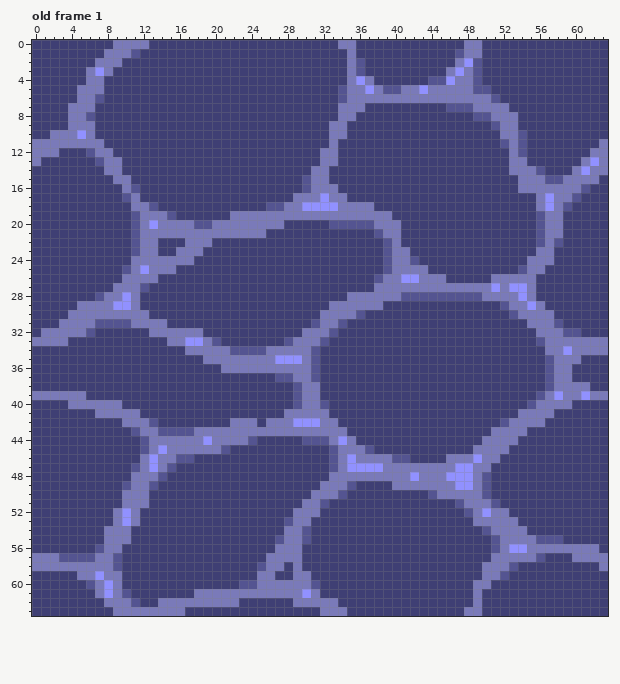
Two states of a pixel-art file, art/waterTile.aseprite. Above, as it was before the edit.
64x64 pixels, 1 frame. Shown: old frame 1. The commit also changed other frames, which this record leaves out.
The same view after the edit:
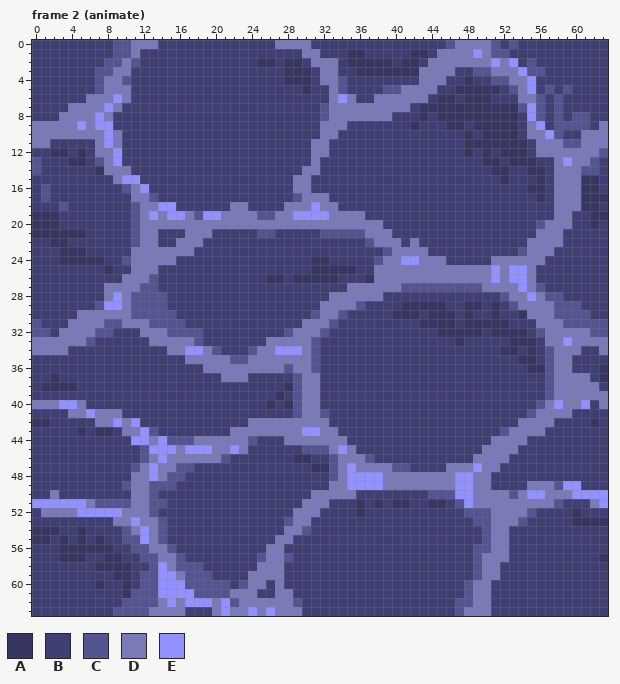
Palette (. is transparent): A #363661  B #3f3f74  C #545491  D #7a7ab9  E #9191ff
A new or re-ordered frame is compared with the old frame closest to it.
What changed:
frames 1 -> 6
Frame 2 (animate) is new; against old frame 1:
y 0: x 9..10 DD -> CC; x 13 B -> D; x 27..30 BBBB -> DDDD; x 34..35 DD -> BB; x 46..47 BB -> CD; x 50..51 BB -> DC; x 53 B -> C
y 1: x 8..11 DDDC -> BCCD; x 30..31 BB -> DD; x 35..36 DB -> AA; x 42..43 BB -> AA; x 45..47 BBC -> DDD; x 49..52 DBBB -> EDCC
y 2: x 7..11 DDDBB -> BCCDC; x 25..26 BB -> AA; x 28..29 BB -> AA; x 31..33 BBB -> DDD; x 35..39 DCBBB -> AAAAA; x 41..42 BB -> AA; x 44..46 BBB -> DDD; x 48..53 ECBBBB -> DDDEDE; x 55 B -> C
y 3: x 6..10 DEDBB -> BCCDD; x 28..30 BBB -> AAA; x 32..33 BB -> DD; x 35..45 DCBBBBBBBBB -> BAAAAAAADDD; x 47..48 ED -> BB; x 50..56 BBBBBBB -> CDDDECC
y 4: x 6..10 DDBBB -> BCDDC; x 28..30 BBB -> AAA; x 32..37 BBBDED -> DDCBBB; x 43..49 BCCEDDC -> DDDBBAB; x 51..55 BBBBB -> CCDDE
y 5: x 5..10 DDDBBB -> BBCDDD; x 30 B -> A; x 33 B -> D; x 35..38 DDED -> BBBB; x 43 E -> D; x 45..51 DDDDCCB -> BBAAAAA; x 53..55 BBB -> CDE; x 57 B -> C; x 59 B -> C
y 6: x 5 D -> B; x 7..10 CBBB -> DDED; x 33..34 BC -> DE; x 36..37 DD -> BB; x 44..51 DDDDDDDC -> BAABAAAB; x 54..56 BBB -> DDC; x 58 B -> C
y 7: x 7..9 BBB -> DED; x 32..33 BB -> CD; x 37..41 BBBBB -> DDDDD; x 43..56 BBBCCCDDDDBBBB -> AAAAAAAAAAACEC; x 58 B -> C
y 8: x 3 B -> D; x 6..8 CBB -> DED; x 32..33 BB -> CD; x 36..39 BBBB -> DDDD; x 43 B -> A; x 45..53 BBBBCCDDD -> AAAAAAAAA; x 55..56 BB -> EC; x 58 B -> C; x 60..61 BB -> CC
y 9: x 0..3 BBBB -> DDDD; x 5 D -> E; x 7..8 BB -> EE; x 32 B -> D; x 42 B -> A; x 46..47 BB -> AA; x 49..53 BBCDD -> AAAAA; x 55..56 BB -> DE; x 58..61 BBBB -> CCCC; x 63 B -> D
y 10: x 0..1 BB -> DD; x 5 E -> D; x 7..9 BBB -> DED; x 32 B -> D; x 34 D -> B; x 48 B -> A; x 50..58 BBDDCBBBB -> AAAABDDEC; x 61..63 BBB -> DDD
y 11: x 2..6 DDDDD -> BBBBB; x 8..9 BB -> ED; x 31..33 BBD -> DDB; x 48..54 BBBBCDC -> AAAAAAA; x 56..62 BBBBBBB -> DDDCCDD
y 12: x 0..3 DDDB -> BBAA; x 5..6 BC -> AB; x 9 B -> E; x 31 B -> D; x 33 D -> B; x 48 B -> A; x 50 B -> A; x 52..54 BDC -> AAA; x 56..61 BBBBBB -> DDDDDD; x 63 D -> C
y 13: x 0 D -> C; x 4..5 BB -> AA; x 9 D -> E; x 31..33 BDD -> DBB; x 50..51 BB -> AA; x 53..55 DDB -> AAA; x 58..60 BBB -> DED; x 62..63 ED -> CB
y 14: x 0 B -> C; x 7 B -> A; x 10 B -> D; x 30 B -> D; x 32 D -> B; x 51..56 BBDDDC -> AABBAA; x 58..59 BB -> DD; x 61..63 EDD -> CCB
y 15: x 10..11 DB -> EE; x 29..32 BCDD -> DDBB; x 52 B -> A; x 54..58 DDDCC -> BBABD; x 61..62 DD -> AA
y 16: x 1 B -> C; x 10..12 DCB -> CDE; x 29..33 BCDDD -> DDBBB; x 54..57 DDDD -> BAAB; x 61..62 CB -> AA
y 17: x 1 B -> C; x 10 C -> B; x 12..13 BB -> DC; x 29 D -> C; x 32..34 EDD -> DBB; x 56..57 DE -> AB; x 60..63 CBBB -> DAAA
y 18: x 3 B -> C; x 11 D -> C; x 13..15 CBB -> DEE; x 22..23 BB -> DD; x 26..27 CC -> BB; x 30 E -> D; x 32..37 EEDDDD -> DDBBBB; x 56..57 DE -> BB; x 59..62 CBBB -> DDAA
y 19: x 0..2 BBB -> AAA; x 13 D -> E; x 15..21 CBBBBBB -> EEDCEED; x 25..26 DD -> CC; x 29..32 DDDD -> EEEE; x 37..39 DDD -> BBB; x 56..57 CD -> BB; x 59 B -> D; x 62..63 BB -> AA
y 20: x 0..2 BBB -> AAA; x 13 E -> D; x 18..19 CC -> DD; x 28..37 BBBBBCCCCC -> DDDDDDDDDD; x 39..40 DD -> BB; x 59 B -> D; x 62 B -> A
y 21: x 0..5 BBBBBB -> AAAAAA; x 14..16 DDD -> BBB; x 20..26 DDDDDDB -> BBBBBCC; x 32..38 BBBBBBC -> CCCCCDD; x 40 D -> B; x 56 C -> D
y 22: x 2..3 BB -> AA; x 16 B -> D; x 19 D -> B; x 37..39 BBC -> CDD; x 42 B -> D; x 55..56 BC -> DD; x 58 C -> D
y 23: x 3..5 BBB -> AAA; x 11 C -> D; x 14..15 BB -> DD; x 18 D -> B; x 42..43 BB -> DD; x 54..55 BB -> CD
y 24: x 3..7 BBBBB -> AAAAA; x 10 B -> C; x 16..17 DD -> BB; x 31..32 BB -> AA; x 38..39 BC -> CD; x 41..45 DCBBB -> EEDDD; x 51..54 BBBB -> DDDD; x 57 D -> B
y 25: x 8 B -> A; x 10 C -> B; x 12 E -> D; x 14..15 DD -> BB; x 31..35 BBBBB -> AAAAA; x 38..39 BC -> DD; x 44..54 BBBBBBBBBBC -> DDDDDDDEDEE; x 56 D -> B
y 26: x 13 D -> C; x 26..27 BB -> AA; x 29..33 BBBBB -> AAAAA; x 37..38 BC -> AD; x 41..42 EE -> DD; x 46..51 BBBBBD -> DDDDDE; x 53..54 DD -> EE
y 27: x 8 B -> D; x 13 B -> C; x 35..37 BBB -> DDD; x 41..49 DDDDDDDDD -> CCCCCCCCC; x 51 E -> D; x 53 E -> D; x 56 B -> C
y 28: x 7 C -> B; x 9..14 DEDBBB -> EDCCCC; x 33..34 BB -> DD; x 39..52 DDCCCCCCCCCDDD -> BBBBBBBBBBBBBC; x 54..58 EDBBB -> DEDCC
y 29: x 5..8 DDDD -> BBCE; x 10..14 EDBBB -> DCCCC; x 32 B -> D; x 36..38 DDD -> CBB; x 41..45 BBBBB -> AAAAA; x 48..49 BB -> AA; x 51..53 BCD -> ABC; x 55 E -> D; x 57..60 BBBB -> DCCC
y 30: x 4 D -> B; x 11..15 DDBBB -> CCCCC; x 31 B -> C; x 34..36 DDC -> CBB; x 40..42 BBB -> AAA; x 44..46 BBB -> AAA; x 48 B -> A; x 51 B -> A; x 53..54 CD -> BA; x 58..61 BBBB -> CCCC
y 31: x 0 B -> C; x 3 D -> B; x 7 C -> D; x 10 C -> D; x 13..16 DDBB -> CCCC; x 30..31 BC -> DD; x 33..34 DC -> CB; x 43..46 BBBB -> AAAA; x 48..52 BBBBB -> AAAAA; x 55 D -> B; x 58..63 CBBBBB -> DCCCCC
y 32: x 0..2 BDD -> CCB; x 6..8 CBB -> DCC; x 12 B -> D; x 15..18 DDDD -> CCCC; x 28..29 BB -> CD; x 32..33 DC -> CB; x 45..49 BBBBB -> AAAAA; x 51..54 BBBB -> AAAA; x 56 D -> C; x 59..63 CCBBB -> DDDCC
y 33: x 4..6 BBB -> DDC; x 13..14 BB -> DD; x 17..20 EEDC -> DCBB; x 26..28 BBC -> DDD; x 31..32 DC -> CB; x 47 B -> A; x 53..56 BBBC -> AAAB; x 59 D -> E
y 34: x 0..3 BBBB -> DDDD; x 15..18 BBDD -> DDEE; x 20..23 DDCC -> CBBB; x 25 C -> D; x 27..29 DDD -> EEE; x 52..53 BB -> AA; x 55 B -> A; x 57 D -> C; x 59 E -> D; x 61..62 DD -> BB
y 35: x 17..18 BB -> DD; x 22..23 DD -> CC; x 27..29 EEE -> DDD; x 54..55 BB -> AA; x 60 D -> B
y 36: x 19..20 BB -> DD; x 28 D -> C; x 55..56 BB -> AA; x 63 B -> A
y 37: x 2 B -> A; x 21..23 BBB -> DDD; x 27..29 CCD -> BBC; x 31 C -> D; x 60..61 BB -> DD; x 63 B -> A
y 38: x 1..4 BBBB -> AAAA; x 28 B -> A; x 62 B -> D
y 39: x 0..5 DDDDDD -> BBBBBB; x 27 B -> A; x 56..58 CDE -> BCD; x 61 E -> D
y 40: x 0..4 BBBBD -> DDDEE; x 6..9 DDDD -> BBBB; x 26 B -> A; x 28 B -> A; x 32 C -> B; x 55..56 CD -> BC; x 58 D -> E; x 60..61 BB -> DE; x 63 B -> D
y 41: x 4..6 BBB -> DDE; x 10..11 DD -> BB; x 28..29 DD -> BC; x 32 D -> C; x 54..55 DD -> BC; x 58..59 BB -> DD
y 42: x 0..1 BB -> AA; x 7..9 BBB -> DDE; x 11..13 DDC -> EBB; x 22..23 DD -> BB; x 25 B -> D; x 29..31 EEE -> DDD; x 33 D -> B; x 52..53 CD -> BB; x 57 B -> D; x 62 B -> A
y 43: x 5 B -> A; x 7..8 BB -> AA; x 10..21 BCDDCCCCDDDD -> DDECBBBBBBBB; x 30..31 DD -> EE; x 34 D -> B; x 51..52 DD -> BC; x 55..56 BB -> DD
y 44: x 11..12 BC -> EE; x 14..17 DDDD -> ECCC; x 19 E -> D; x 28..32 BBCCC -> DDDDD; x 34..35 ED -> DB; x 50 D -> B; x 54 B -> D
y 45: x 13 D -> E; x 15 D -> E; x 17..19 DDD -> EEE; x 21..23 CBB -> DED; x 30..34 BBBCD -> CCCDE; x 36..37 DC -> BB; x 49 D -> B; x 53 B -> D
y 46: x 12..14 DED -> CDE; x 16..21 CCBBBB -> DDDDDC; x 29..30 BB -> AA; x 35 E -> D; x 37..41 DDDCC -> CBBBB; x 46..49 DDDE -> BBBD; x 52 B -> D
y 47: x 15..17 CBB -> DCC; x 31..32 BB -> AA; x 36..38 EEE -> DDD; x 40..45 DDDDDD -> CCBBBB; x 47..49 EED -> DDE; x 51 B -> D
y 48: x 13..16 DCBB -> EDCC; x 33 D -> C; x 35..38 DDDD -> EEEE; x 42 E -> D; x 46 E -> D; x 50 C -> D
y 49: x 14..15 BB -> CC; x 32 D -> B; x 35..39 CBBBB -> EEEED; x 50 C -> D; x 55..60 BBBBBB -> DDDCEE
y 50: x 2 B -> D; x 10 D -> B; x 13 B -> C; x 34..35 CB -> DD; x 45..48 DDDD -> CCEE; x 50..63 CBBBBBBBBBBBBB -> DDDCDEEDDDEEEE
y 51: x 0..10 BBBBBBBBBBD -> EEEEEEDCCCC; x 13..14 BB -> CC; x 32 C -> D; x 36 B -> A; x 38 B -> A; x 40..41 BB -> AA; x 44..45 BB -> AA; x 48 D -> E; x 51..58 CBBBBBBB -> DDDDDDDC; x 62..63 BB -> DE
y 52: x 1..10 BBBBBBBBDE -> DDDDEEEEED; x 12..13 BB -> DC; x 36 B -> A; x 49..50 DE -> CC; x 53..55 BBB -> DDC; x 60 B -> A
y 53: x 10..14 EDBBB -> DEDDC; x 49..50 DD -> CC; x 54 B -> C; x 60..63 BBBB -> AAAA
y 54: x 0..2 BBB -> AAA; x 5 B -> A; x 8..14 DDDBBBB -> BBCDEDC; x 53..54 DD -> BB
y 55: x 0..1 BB -> AA; x 3 B -> A; x 5 B -> A; x 7..14 BDDDBBBB -> ABBCCEDC; x 27 C -> D; x 29..30 DC -> BB; x 50..51 BC -> CD; x 53..58 DDDCCC -> BBBBBB
y 56: x 3..9 BBBBCDD -> AAAAAAB; x 11..15 BBBBB -> CCDDC; x 26 B -> D; x 28..29 DD -> BB; x 49..51 BBC -> CCD; x 53..62 EEDDDDDDDD -> BBBBBBBBBB
y 57: x 0..9 DDDCCCCDDC -> BBBAAABBAA; x 12..16 BBBBB -> CCDDC; x 25 B -> C; x 28..29 DD -> CB; x 49..50 BB -> CD; x 53..56 DDDC -> BBBB; x 60..63 DDDD -> BBBA
y 58: x 0..10 DDDDDDDDDCB -> BBBBBBBAAAA; x 13..18 BBBBBB -> CEDCCC; x 25 C -> D; x 29 D -> B; x 49 B -> C; x 52..53 DC -> BB; x 63 D -> B
y 59: x 5..10 DDEDDB -> BBBBAA; x 12..19 BBBBBBBB -> CCEEDCCC; x 24 B -> D; x 27 B -> D; x 29..30 DD -> BB; x 49 B -> C; x 52 C -> B
y 60: x 6..10 CDEDB -> BABBA; x 12..21 BBBBBBBBBB -> CCEEECCCCC; x 24 C -> D; x 26 D -> B; x 28..31 DDDC -> BBBB; x 48 B -> C
y 61: x 7..21 DEDCBBBBBBBDDDD -> BBBACCCEEEECCCC; x 25..26 DD -> BB; x 29..31 DED -> BBB; x 48 B -> C; x 50 B -> D
y 62: x 8..10 DDD -> BBC; x 12..13 BB -> CC; x 15 D -> E; x 17..19 DDD -> EEE; x 21..33 DDBBBBBBDDDDD -> ECDDDDDDCBBBB; x 47..48 BB -> CC; x 50 B -> D
y 63: x 9..12 DDDD -> CCCC; x 20..29 BBBBBBBBBB -> DEDDEDEDDD; x 32..34 DDD -> BBB; x 47 B -> C; x 50 B -> D
